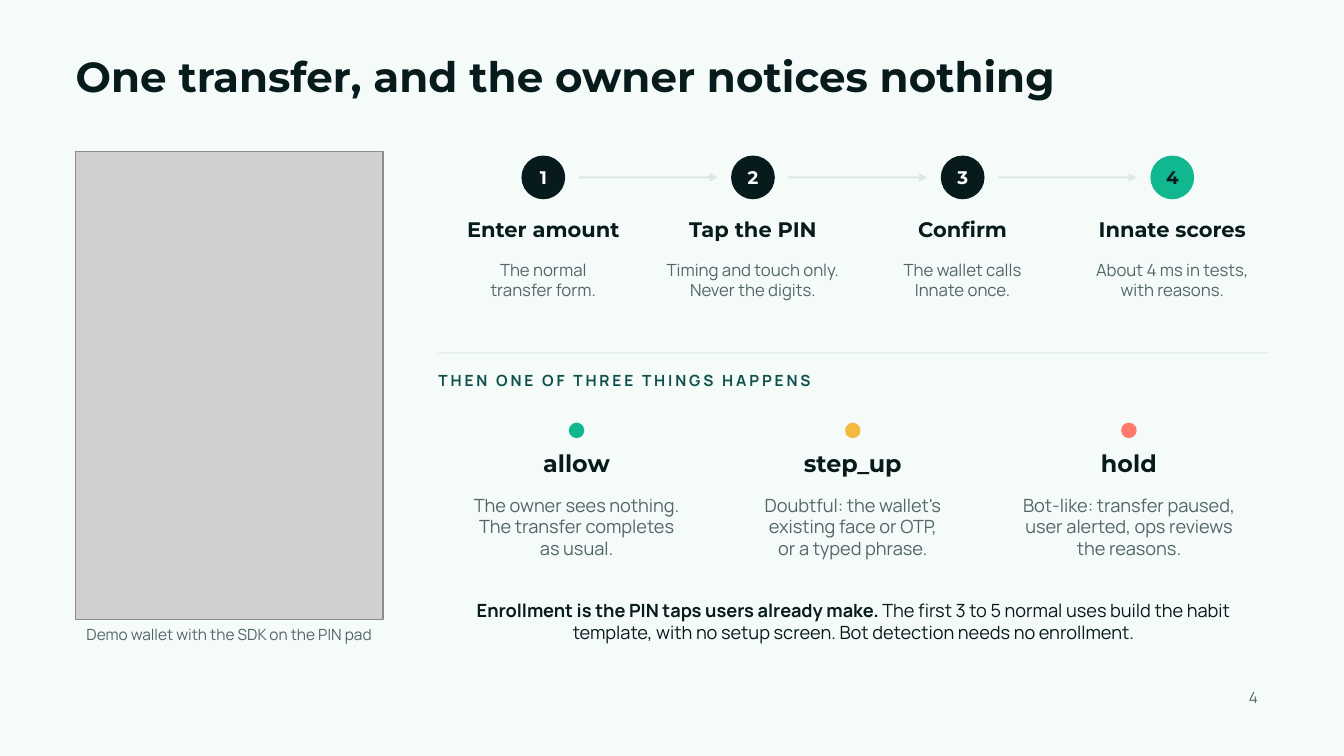
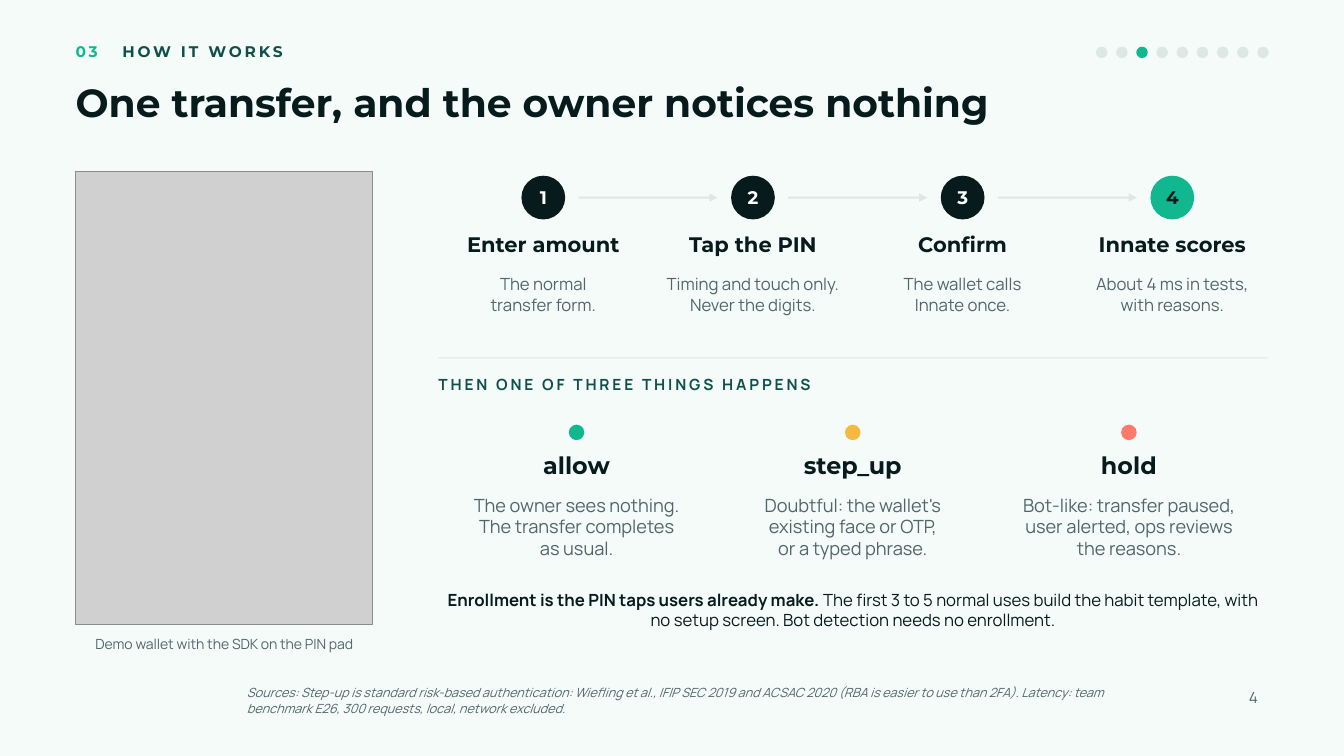
Before and after one commit to Odylytics/Innate_Odylytics, a slide deck: slide 4 of submission/Slide/Innate-slides.pptx. Drawn at 1344x756 pixels with LibreOffice and Linux fonts; fonts in the diff are those of the drawing; grey boxes stand for pictures; background and template pictures are left out. Boxes give left, top, right and bottom in pixels: in the first picture for what was removed or moved away, otherwise in the second. Text is boxed around its words. In the diff, an @@ line names an element or a change of style, - is before the commit and + after.

```diff
--- a/submission/Slide/Innate-slides.pptx
+++ b/submission/Slide/Innate-slides.pptx
@@ text added at (76, 46, 282, 57), 11 pt, text #0F4F4C, bold @@
+03 HOW IT WORKS
@@ ellipse added at (1097, 47, 1107, 57), fill #DDE8E5, outline #DDE8E5 1 pt @@
@@ ellipse added at (1117, 47, 1127, 57), fill #DDE8E5, outline #DDE8E5 1 pt @@
@@ ellipse added at (1137, 47, 1147, 57), fill #11B88F, outline #11B88F 1 pt @@
@@ ellipse added at (1157, 47, 1168, 57), fill #DDE8E5, outline #DDE8E5 1 pt @@
@@ ellipse added at (1178, 47, 1188, 57), fill #DDE8E5, outline #DDE8E5 1 pt @@
@@ ellipse added at (1198, 47, 1208, 57), fill #DDE8E5, outline #DDE8E5 1 pt @@
@@ ellipse added at (1218, 47, 1228, 57), fill #DDE8E5, outline #DDE8E5 1 pt @@
@@ ellipse added at (1238, 47, 1248, 57), fill #DDE8E5, outline #DDE8E5 1 pt @@
@@ ellipse added at (1258, 47, 1268, 57), fill #DDE8E5, outline #DDE8E5 1 pt @@
@@ title "One transfer, and the owner ...": place and size @@
-title "One transfer, and the owner ..." at (76, 59, 1055, 101)
+title "One transfer, and the owner ..." at (76, 86, 988, 125)
@@ title "One transfer, and the owner ..." at (76, 86, 988, 125): size 30 to 28 pt @@
@@ picture: place and size @@
-picture at (76, 151, 383, 620)
+picture at (76, 171, 373, 625)
@@ 4 texts, 4 ellipses, 3 arrows: place and size @@
-4 texts, 4 ellipses, 3 arrows at (522, 156, 1194, 199)
+4 texts, 4 ellipses, 3 arrows at (522, 176, 1194, 219)
@@ 4 texts: place and size @@
-4 texts at (467, 220, 1245, 241)
+4 texts at (467, 235, 1245, 256)
@@ text "The normal": place and size @@
-text "The normal" at (491, 263, 596, 296)
+text "The normal" at (491, 277, 596, 311)
@@ text "Timing and touch only.": place and size @@
-text "Timing and touch only." at (667, 264, 839, 300)
+text "Timing and touch only." at (667, 278, 839, 315)
@@ text "The wallet calls": place and size @@
-text "The wallet calls" at (904, 263, 1021, 296)
+text "The wallet calls" at (904, 277, 1021, 311)
@@ text "About 4 ms in tests,": place and size @@
-text "About 4 ms in tests," at (1096, 264, 1248, 296)
+text "About 4 ms in tests," at (1096, 278, 1248, 311)
@@ line moved from (439, 353) - (1268, 353) to (439, 358) - (1268, 358) @@
@@ text "THEN ONE OF THREE THINGS ...": place and size @@
-text "THEN ONE OF THREE THINGS ..." at (438, 374, 810, 387)
+text "THEN ONE OF THREE THINGS ..." at (438, 378, 810, 391)
@@ text "Enrollment is the PIN taps ...": place and size @@
-text "Enrollment is the PIN taps ..." at (477, 603, 1230, 644)
+text "Enrollment is the PIN taps ..." at (448, 593, 1258, 630)
@@ text "Enrollment is the PIN taps ..." at (448, 593, 1258, 630): size 13 to 12 pt @@
@@ text "Demo wallet with the SDK ...": place and size @@
-text "Demo wallet with the SDK ..." at (86, 628, 372, 644)
+text "Demo wallet with the SDK ..." at (95, 638, 353, 653)
@@ text "Demo wallet with the SDK ..." at (95, 638, 353, 653): size 11 to 10 pt @@
@@ text added at (247, 686, 1104, 716), 9 pt, text #52666A, italic @@
+Sources: Step-up is standard risk-based authentication: Wiefling et al., IFIP SEC 2019 and ACSAC 2020 (RBA is easier to use than 2FA). Latency: team benchmark E26, 300 requests, local, network excluded.
```
Also in this commit, not shown: 7 other slides changed, 1 slide added, 1 slide removed, 3 other files.
